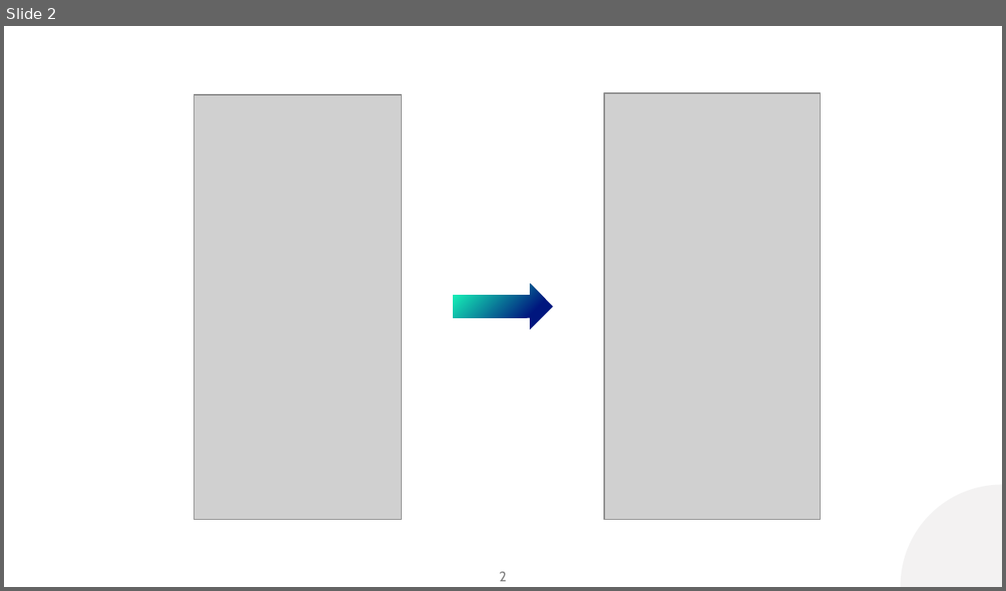
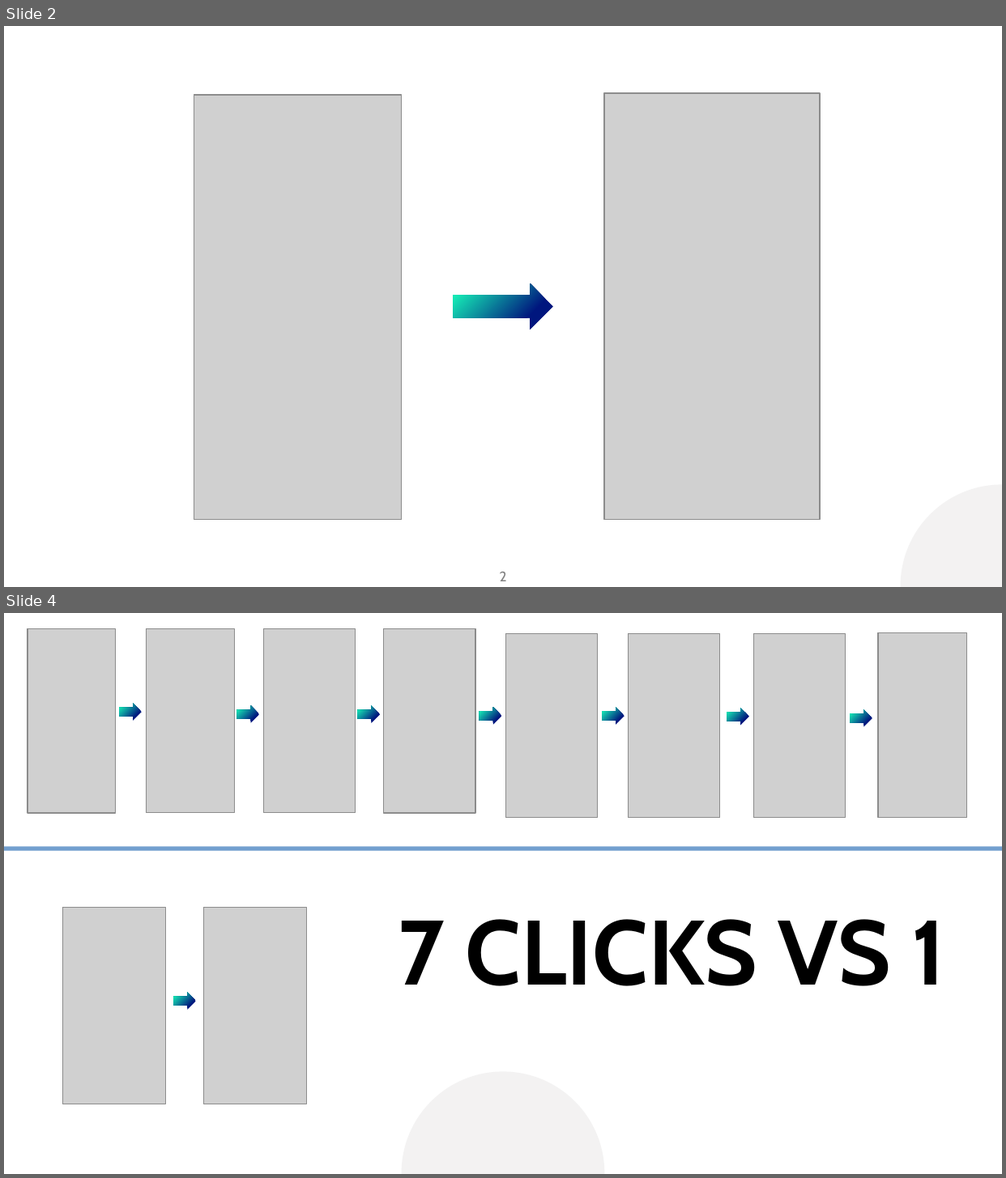
Before and after one commit to val-mon/hackvs, a slide deck: pitch.pptx. Shown one above the other, each under a label of ours: slide 2 before the commit, slides 2 and 4 after it; the slides between them are not shown. The pictures are 1006x591 and 1006x1178 pixels, drawn with LibreOffice and Linux fonts; fonts in the diff are those of the drawing; grey boxes stand for pictures. Boxes give left, top, right and bottom in pixels: in the first picture for what was removed or moved away, otherwise in the second. Text is boxed around its words. In the diff, an @@ line names an element or a change of style, - is before the commit and + after.

```diff
--- a/pitch.pptx
+++ b/pitch.pptx
@@ slide 4 added at (x1=4, y1=613, x2=1002, y2=1174), background #FFFFFF @@
@@ picture added at (x1=28, y1=629, x2=116, y2=814) @@
@@ picture added at (x1=146, y1=629, x2=233, y2=814) @@
@@ picture added at (x1=263, y1=629, x2=356, y2=814) @@
@@ picture added at (x1=383, y1=629, x2=475, y2=814) @@
@@ picture added at (x1=506, y1=634, x2=598, y2=819) @@
@@ picture added at (x1=629, y1=634, x2=721, y2=819) @@
@@ picture added at (x1=753, y1=634, x2=846, y2=819) @@
@@ picture added at (x1=878, y1=633, x2=967, y2=819) @@
@@ right arrow added at (x1=119, y1=704, x2=141, y2=721), fill gradient #15E9B5 to #00167E @@
@@ right arrow added at (x1=237, y1=706, x2=259, y2=723), fill gradient #15E9B5 to #00167E @@
@@ right arrow added at (x1=357, y1=706, x2=379, y2=723), fill gradient #15E9B5 to #00167E @@
@@ right arrow added at (x1=479, y1=707, x2=501, y2=724), fill gradient #15E9B5 to #00167E @@
@@ right arrow added at (x1=602, y1=707, x2=624, y2=724), fill gradient #15E9B5 to #00167E @@
@@ right arrow added at (x1=727, y1=708, x2=748, y2=725), fill gradient #15E9B5 to #00167E @@
@@ right arrow added at (x1=850, y1=710, x2=872, y2=726), fill gradient #15E9B5 to #00167E @@
@@ line added from (4, 849) to (1002, 849), #729FCF 3 pt @@
@@ picture added at (x1=63, y1=907, x2=166, y2=1104) @@
@@ picture added at (x1=203, y1=907, x2=306, y2=1104) @@
@@ text added at (x1=398, y1=919, x2=946, y2=986), 66 pt, text #000000, bold @@
+7 CLICKS VS 1
@@ right arrow added at (x1=173, y1=992, x2=196, y2=1009), fill gradient #15E9B5 to #00167E @@
@@ ellipse added at (x1=401, y1=1072, x2=605, y2=1174), fill #E8E7E7 at 50% opacity @@
```
Also in this commit, not shown: 1 other slide changed, 2 other slides added.
